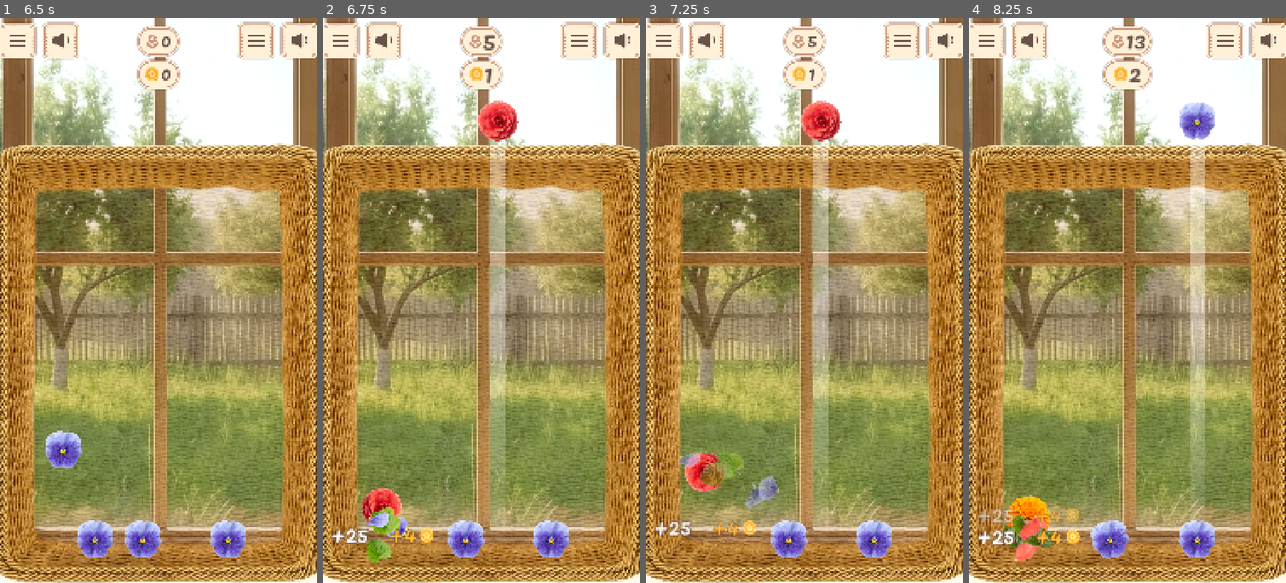
Above: before the commit, frames 1-4 (left to right).
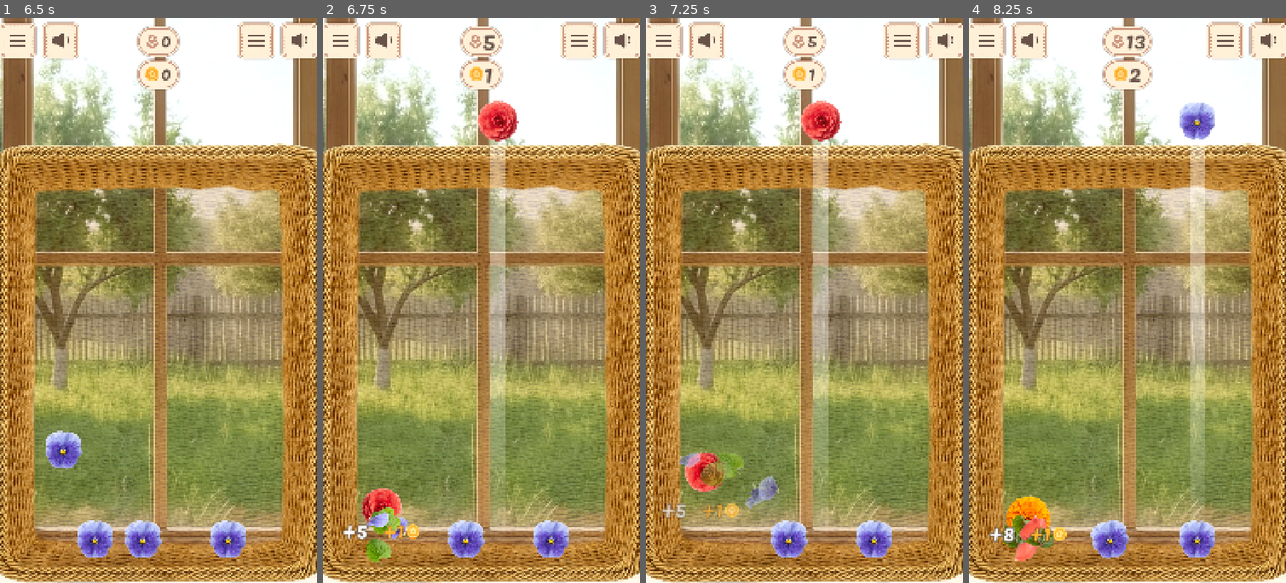
Above: after the commit, the same moments.

Repository: justkuzan/SuikaGame
Game: Godot game, scene res://Core/Level/Level.tscn
Same seed, same stepped clock (60 frames per second), same inputs: the game is played once before the commit and once after it.
Inputs (mouse positions are in pixels of both pictures, inside the frame that each line leads up to):
- Up to frame 1 (6.5 s): tap Enter at 0.5, 4.25 s; move the mouse to (228, 272) at 0.52 s; press the mouse at (228, 272) at 0.53 s; release the mouse at (228, 272) at 1.25 s; click (60, 40) at 1.27 s; click (19, 40) at 2.02 s; tap Space at 2.75, 5.75 s; move the mouse to (95, 328) at 2.77 s; click (95, 328) at 2.85 s; move the mouse to (190, 176) at 3.52 s; press the mouse at (190, 176) at 3.53 s; move the mouse to (142, 413) at 4.27 s; release the mouse at (142, 413) at 4.28 s; click (142, 413) at 4.35 s; move the mouse to (253, 385) at 5.02 s; press the mouse at (253, 385) at 5.03 s; move the mouse to (63, 215) at 5.77 s; release the mouse at (63, 215) at 5.78 s; click (63, 215) at 5.85 s
- Up to frame 2 (6.75 s): move the mouse to (497, 300) at 6.52 s; press the mouse at (497, 300) at 6.53 s
- Up to frame 3 (7.25 s): no input
- Up to frame 4 (8.25 s): move the mouse to (1079, 159) at 7.27 s; release the mouse at (1079, 159) at 7.28 s; click (1079, 159) at 7.35 s; move the mouse to (1197, 272) at 8.02 s; press the mouse at (1197, 272) at 8.03 s

Frame 1 is identical in both runs. In frame 2, 0.6% of the frame differs, in the area x 2-35%, y 89-94%; in frame 3, 0.7%; in frame 4, 0.9%, in the area x 2-36%, y 86-94%.

Commit message:
Dynamic score and coin rewards
Implemented dynamic score and coin rewards in MergePopUp. Data is now fetched from FlowerData resources

Diff:
--- a/Core/MergeManager/MergeManager.gd
+++ b/Core/MergeManager/MergeManager.gd
@@ -62,3 +62,5 @@
 	var merge_pop_up = MERGE_POP_UP.instantiate() as MergePopUp
 	pop_up_container.add_child(merge_pop_up)
 	merge_pop_up.global_position = pos
+
+	merge_pop_up.setup(data.score_value, data.coin_value)
--- a/Core/MergePopUp/MergePopUp.gd
+++ b/Core/MergePopUp/MergePopUp.gd
@@ -2,19 +2,29 @@
 class_name MergePopUp
 
 @onready var counter_coins_h_box: HBoxContainer = $"Counter+Coins-HBox"
+@onready var score_pop_up_label: Label = %"ScorePopUp-Label"
+@onready var coins_pop_up_label: Label = %"CoinsPopUp-Label"
 
 
 func _ready() -> void:
 	animated_label(counter_coins_h_box)
 
 
+func setup(score_val: int, coins_val: int) -> void:
+	if score_pop_up_label:
+		score_pop_up_label.text = "+" + str(score_val)
+
+	if coins_pop_up_label:
+		coins_pop_up_label.text = "+" + str(coins_val)
+
+
 func animated_label(node: Control) -> void:
 	node.modulate.a = 1.0
 
 	var tween = get_tree().create_tween()
-	var target_pos = node.position + Vector2(0, -100)
+	var target_pos = node.position + Vector2(0, -150)
 
 	tween.set_parallel(true)
-	tween.tween_property(node, "position", target_pos, 3.0).set_trans(Tween.TRANS_SINE).set_ease(Tween.EASE_OUT)
-	tween.tween_property(node, "modulate:a", 0.0, 3.0)
+	tween.tween_property(node, "position", target_pos, 1.5).set_trans(Tween.TRANS_SINE).set_ease(Tween.EASE_OUT)
+	tween.tween_property(node, "modulate:a", 0.0, 1.5)
 	tween.finished.connect(queue_free)
--- a/Core/MergePopUp/MergePopUp.tscn
+++ b/Core/MergePopUp/MergePopUp.tscn
@@ -9,7 +9,7 @@
 font = ExtResource("2_ml06o")
 font_size = 72
 outline_size = 16
-outline_color = Color(0.4117647, 0.3254902, 0.28627452, 1)
+outline_color = Color(0.375, 0.34780884, 0.33544922, 1)
 
 [sub_resource type="LabelSettings" id="LabelSettings_oyyt3"]
 font = ExtResource("2_ml06o")
@@ -33,7 +33,7 @@
 grow_vertical = 2
 size_flags_horizontal = 4
 size_flags_vertical = 4
-theme_override_constants/separation = 72
+theme_override_constants/separation = 50
 
 [node name="Counter" type="HBoxContainer" parent="Counter+Coins-HBox" unique_id=1498751458]
 layout_mode = 2
@@ -52,6 +52,7 @@
 theme_override_constants/margin_top = -14
 
 [node name="ScorePopUp-Label" type="Label" parent="Counter+Coins-HBox/Counter/Counter-VBox/Negative-Margin" unique_id=562831680]
+unique_name_in_owner = true
 layout_mode = 2
 size_flags_horizontal = 4
 text = "+25"
@@ -70,7 +71,7 @@
 layout_mode = 2
 size_flags_horizontal = 4
 size_flags_vertical = 4
-theme_override_constants/separation = 12
+theme_override_constants/separation = 6
 
 [node name="Counter-VBox" type="VBoxContainer" parent="Counter+Coins-HBox/Coins" unique_id=1130229625]
 layout_mode = 2
@@ -83,6 +84,7 @@
 theme_override_constants/margin_top = -14
 
 [node name="CoinsPopUp-Label" type="Label" parent="Counter+Coins-HBox/Coins/Counter-VBox/Negative-Margin" unique_id=1241819676]
+unique_name_in_owner = true
 layout_mode = 2
 size_flags_horizontal = 4
 text = "+4"
